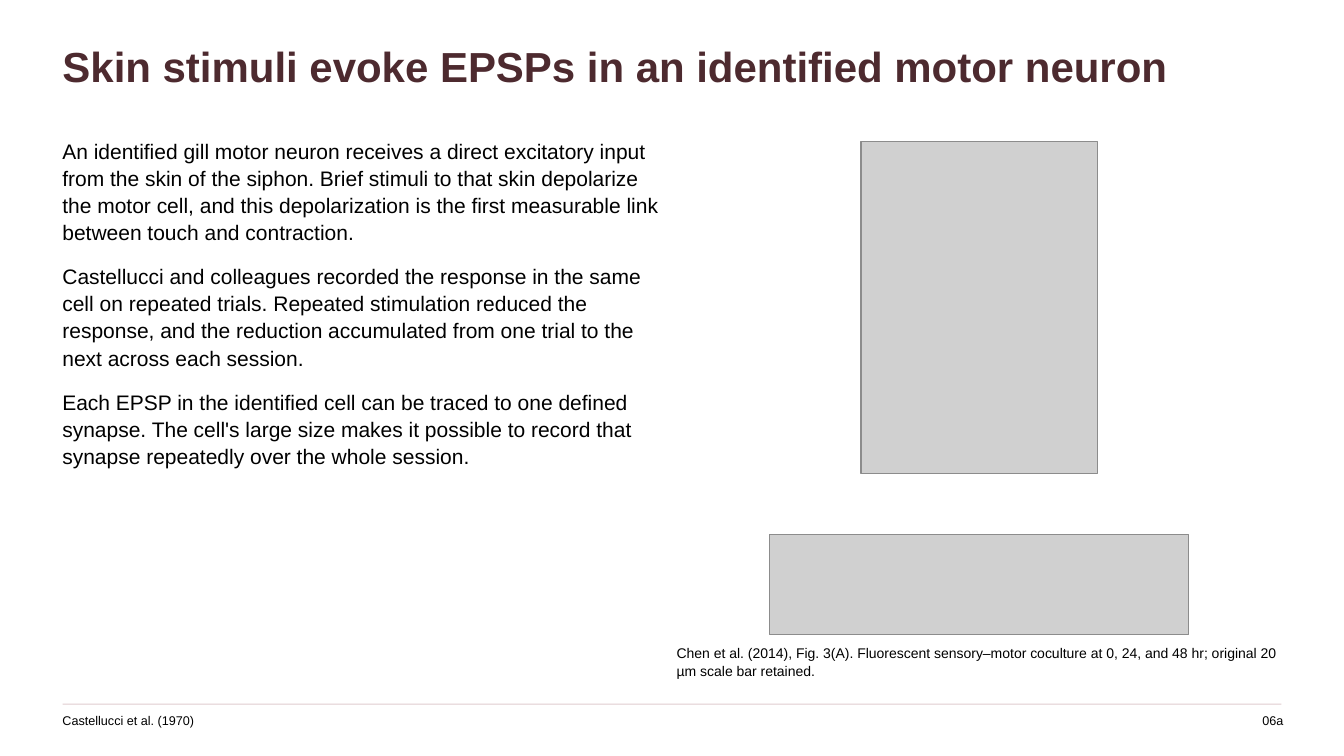
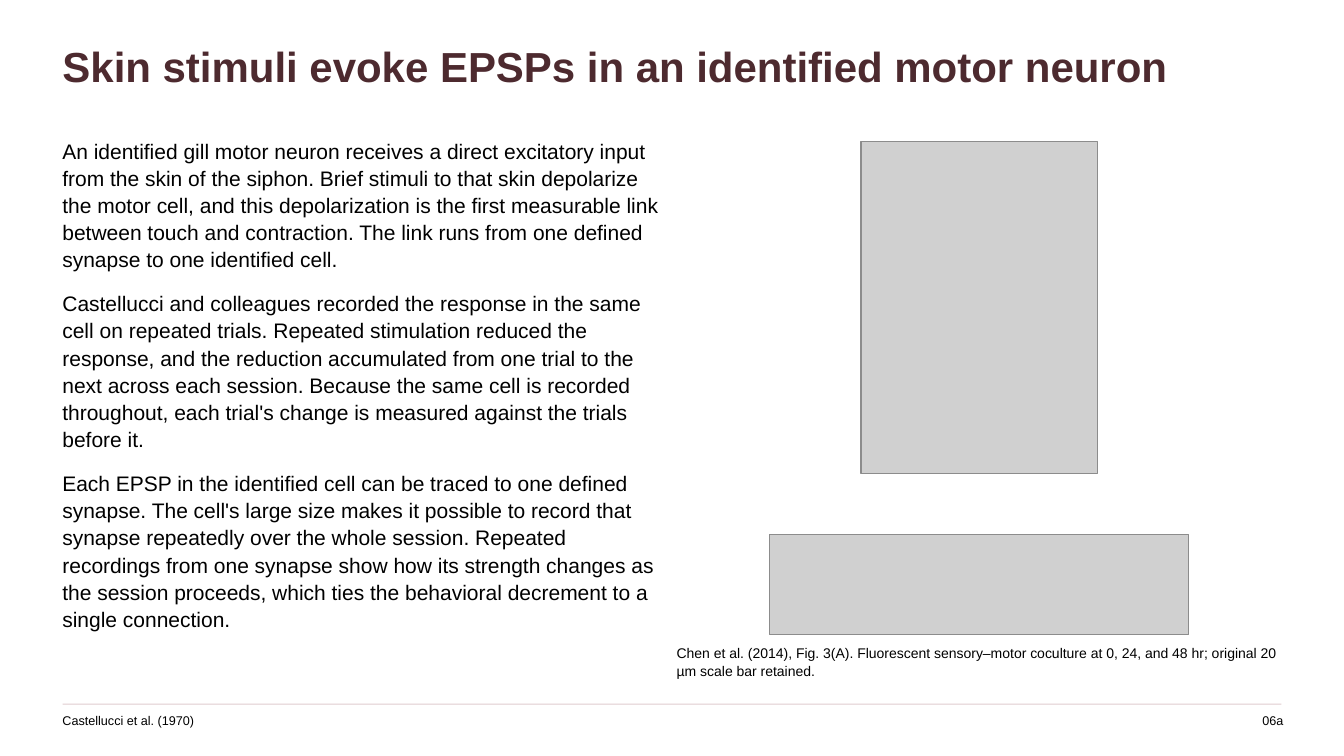
Before and after one commit to jordanxxlopez/NEUROETHOLOGY, a slide deck: slide 8 of scaffolded/Neuroethology_Lecture36_FA2026_SCAFFOLDED.pptx. Drawn at 1344x756 pixels with LibreOffice and Linux fonts; fonts in the diff are those of the drawing; grey boxes stand for pictures. Boxes give left, top, right and bottom in pixels: in the first picture for what was removed or moved away, otherwise in the second. Text is boxed around its words. In the diff, an @@ line names an element or a change of style, - is before the commit and + after.

```diff
--- a/scaffolded/Neuroethology_Lecture36_FA2026_SCAFFOLDED.pptx
+++ b/scaffolded/Neuroethology_Lecture36_FA2026_SCAFFOLDED.pptx
@@ text at [62,143,658,632]: text changed @@
-An identified gill motor neuron receives a direct excitatory input from the skin of the siphon. Brief stimuli to that skin depolarize the motor cell, and this depolarization is the first measurable link between touch and contraction.
-Castellucci and colleagues recorded the response in the same cell on repeated trials. Repeated stimulation reduced the response, and the reduction accumulated from one trial to the next across each session.
-Each EPSP in the identified cell can be traced to one defined synapse. The cell's large size makes it possible to record that synapse repeatedly over the whole session.
+An identified gill motor neuron receives a direct excitatory input from the skin of the siphon. Brief stimuli to that skin depolarize the motor cell, and this depolarization is the first measurable link between touch and contraction. The link runs from one defined synapse to one identified cell.
+Castellucci and colleagues recorded the response in the same cell on repeated trials. Repeated stimulation reduced the response, and the reduction accumulated from one trial to the next across each session. Because the same cell is recorded throughout, each trial's change is measured against the trials before it.
+Each EPSP in the identified cell can be traced to one defined synapse. The cell's large size makes it possible to record that synapse repeatedly over the whole session. Repeated recordings from one synapse show how its strength changes as the session proceeds, which ties the behavioral decrement to a single connection.
```
Also in this commit, not shown: 41 other slides changed, 3 other files.
